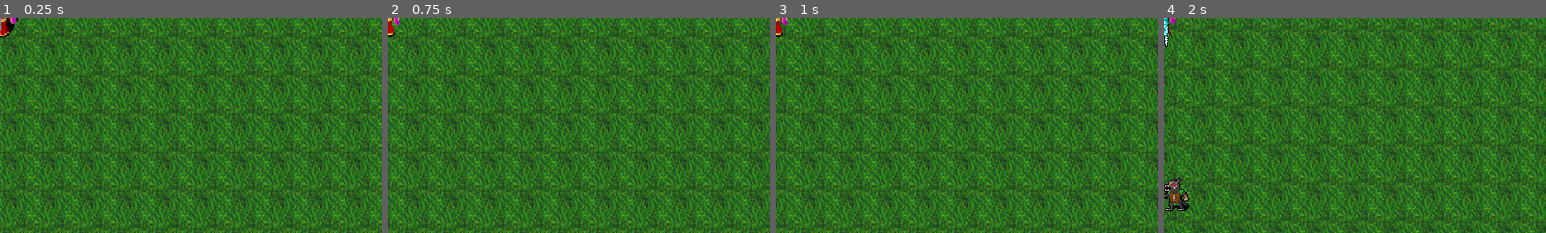
Above: before the commit, frames 1-4 (left to right).
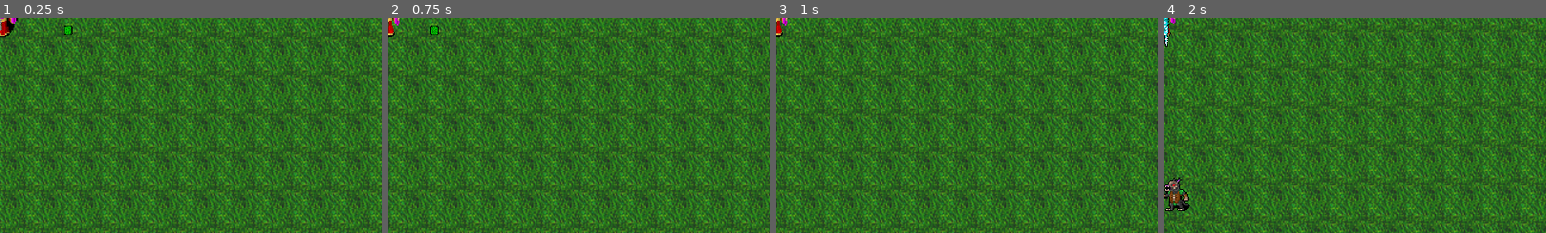
Above: after the commit, the same moments.

Repository: deonblaauw/rfg
Game: Godot game, scene res://World/world.tscn
Same seed, same stepped clock (60 frames per second), same inputs: the game is played once before the commit and once after it. Sound files missing from this copy of the repository are replaced by a short silence.
Inputs:
- Up to frame 1 (0.25 s): no input
- Up to frame 2 (0.75 s): tap Enter at 0.5 s; hold Right (right) from 0.53 s (still down)
- Up to frame 3 (1 s): keep holding Right (right)
- Up to frame 4 (2 s): release Right (right) at 1.28 s; hold Down (down) from 1.28 s (still down)
The pictures show only the part of the screen within x 50-100%, y 50-100%; the shares and areas given below are measured in that part.

The runs differ from the first frame. In frame 1, 0.1% of the frame differs, in the area x 16-19%, y 3-8%; in frame 2, 0.1%; in frame 3, nothing differs; in frame 4, nothing differs.

Commit message:
Working on adding XP. XP gems added, next need to do XP calcs

Diff:
--- a/Enemies/enemy_kobold_weak.tscn
+++ b/Enemies/enemy_kobold_weak.tscn
@@ -40,7 +40,7 @@
 
 [node name="enemy_kobold_weak" type="CharacterBody2D"]
 collision_layer = 4
-collision_mask = 4
+collision_mask = 0
 motion_mode = 1
 script = ExtResource("1_k0rol")
 
--- /dev/null
+++ b/Objects/experience_gem.gd
@@ -0,0 +1,39 @@
+extends Area2D
+
+@export var experience = 1
+@export var collect_speed = 10
+var sprite_green = preload("res://Assets/Textures/Items/Gems/Gem_green.png")
+var sprite_blue = preload("res://Assets/Textures/Items/Gems/Gem_blue.png")
+var sprite_red = preload("res://Assets/Textures/Items/Gems/Gem_red.png")
+
+var target = null
+var speed = -1 # starting speed with negatice value creates small bounce effect
+
+@onready var sprite_2d = $Sprite2D
+@onready var collision_shape_2d = $CollisionShape2D
+@onready var snd_collected = $snd_collected
+
+
+func _ready():
+
+	if experience < 5:
+		return
+	elif experience < 25:
+		sprite_2d.texture = sprite_blue
+	else:
+		sprite_2d.texture = sprite_red
+
+func _physics_process(delta):
+	if target != null:
+		global_position = global_position.move_toward(target.global_position, speed)
+		speed += collect_speed * delta
+
+func collected():
+	snd_collected.play()
+	collision_shape_2d.call_deferred("set","disabled",true)
+	sprite_2d.visible = false
+	return experience
+
+
+func _on_snd_collected_finished():
+	queue_free()
--- /dev/null
+++ b/Objects/experience_gem.tscn
@@ -0,0 +1,27 @@
+[gd_scene load_steps=5 format=3 uid="uid://cru0ygvvm2td0"]
+
+[ext_resource type="Texture2D" uid="uid://dkefbxoe1ajig" path="res://Assets/Textures/Items/Gems/Gem_green.png" id="1_86smi"]
+[ext_resource type="Script" path="res://Objects/experience_gem.gd" id="1_x27f1"]
+[ext_resource type="AudioStream" uid="uid://bwkqdhbtmq0uo" path="res://Assets/Audio/SoundEffect/collectgem.mp3" id="2_ea0x5"]
+
+[sub_resource type="RectangleShape2D" id="RectangleShape2D_brpch"]
+size = Vector2(24, 26)
+
+[node name="ExperienceGem" type="Area2D" groups=["loot"]]
+scale = Vector2(0.5, 0.5)
+collision_layer = 8
+collision_mask = 0
+script = ExtResource("1_x27f1")
+
+[node name="Sprite2D" type="Sprite2D" parent="."]
+texture = ExtResource("1_86smi")
+
+[node name="CollisionShape2D" type="CollisionShape2D" parent="."]
+position = Vector2(0, -1)
+shape = SubResource("RectangleShape2D_brpch")
+
+[node name="snd_collected" type="AudioStreamPlayer" parent="."]
+stream = ExtResource("2_ea0x5")
+volume_db = -10.0
+
+[connection signal="finished" from="snd_collected" to="." method="_on_snd_collected_finished"]
--- a/Player/player.gd
+++ b/Player/player.gd
@@ -8,6 +8,13 @@
 @onready var heal_timer = $healTimer
 
 var hp = 0
+
+# ***************       Player Levels        ****************
+var experience = 0
+var experience_level = 1
+var collected_experience = 0
+
+# ***************       Player Weapons       ****************
 
 # -----------------------------------------------------------
 ## Ice Spear
@@ -197,3 +204,14 @@
 		javelin_spawn.global_position = global_position
 		javelin_base.add_child(javelin_spawn)
 		calc_spawns -= 1
+
+
+
+func _on_grab_area_area_entered(area):
+	if area.is_in_group("loot"):
+		area.target = self
+
+
+func _on_collect_area_area_entered(area):
+	if area.is_in_group("loot"):
+		var gem_exp = area.collected()
--- a/Player/player.tscn
+++ b/Player/player.tscn
@@ -36,15 +36,22 @@
 [sub_resource type="RectangleShape2D" id="RectangleShape2D_ir8yi"]
 size = Vector2(8, 20)
 
+[sub_resource type="CircleShape2D" id="CircleShape2D_hmyur"]
+radius = 50.0
+
+[sub_resource type="CircleShape2D" id="CircleShape2D_bu3mw"]
+radius = 9.48683
+
 [node name="Player" type="CharacterBody2D" groups=["player"]]
 collision_layer = 2
-collision_mask = 2
+collision_mask = 0
 motion_mode = 1
 script = ExtResource("1_2twp3")
 tornado_baseammo = 2
 
 [node name="EnemyDetectionArea" type="Area2D" parent="."]
-collision_layer = 2
+visible = false
+collision_layer = 0
 collision_mask = 4
 monitorable = false
 
@@ -65,7 +72,6 @@
 frame_progress = 0.926287
 
 [node name="HurtBox" parent="." instance=ExtResource("3_q8if2")]
-collision_layer = 2
 collision_mask = 4
 
 [node name="CollisionShape2D" parent="HurtBox" index="0"]
@@ -91,6 +97,20 @@
 
 [node name="JavelinBase" type="Node2D" parent="Attack"]
 
+[node name="GrabArea" type="Area2D" parent="."]
+collision_layer = 0
+collision_mask = 8
+
+[node name="CollisionShape2D" type="CollisionShape2D" parent="GrabArea"]
+shape = SubResource("CircleShape2D_hmyur")
+
+[node name="CollectArea" type="Area2D" parent="."]
+collision_layer = 0
+collision_mask = 8
+
+[node name="CollisionShape2D" type="CollisionShape2D" parent="CollectArea"]
+shape = SubResource("CircleShape2D_bu3mw")
+
 [connection signal="ready" from="." to="." method="_on_ready"]
 [connection signal="body_entered" from="EnemyDetectionArea" to="." method="_on_enemy_detection_area_body_entered"]
 [connection signal="body_exited" from="EnemyDetectionArea" to="." method="_on_enemy_detection_area_body_exited"]
@@ -100,5 +120,7 @@
 [connection signal="timeout" from="Attack/iceSpearTimer/iceSpearAttack" to="." method="_on_ice_spear_attack_timeout"]
 [connection signal="timeout" from="Attack/TornadoTimer" to="." method="_on_tornado_timer_timeout"]
 [connection signal="timeout" from="Attack/TornadoTimer/TornadoAttackTimer" to="." method="_on_tornado_attack_timer_timeout"]
+[connection signal="area_entered" from="GrabArea" to="." method="_on_grab_area_area_entered"]
+[connection signal="area_entered" from="CollectArea" to="." method="_on_collect_area_area_entered"]
 
 [editable path="HurtBox"]
--- a/World/world.tscn
+++ b/World/world.tscn
@@ -1,10 +1,11 @@
-[gd_scene load_steps=7 format=3 uid="uid://gv3nxhxjj15g"]
+[gd_scene load_steps=8 format=3 uid="uid://gv3nxhxjj15g"]
 
 [ext_resource type="Texture2D" uid="uid://cawut6x8mhlwb" path="res://Assets/Textures/dirt_full_new.png" id="1_pkoi1"]
 [ext_resource type="PackedScene" uid="uid://cp4b13i13c73d" path="res://Player/player.tscn" id="2_2kvyb"]
 [ext_resource type="PackedScene" uid="uid://0wmftqvdiqo8" path="res://Enemies/enemy_kobold_weak.tscn" id="3_6yeto"]
 [ext_resource type="PackedScene" uid="uid://bu1aocdsk7bhe" path="res://Utility/enemy_spawner.tscn" id="4_2ftuo"]
 [ext_resource type="Script" path="res://Utility/spawn_info.gd" id="5_fj1pj"]
+[ext_resource type="PackedScene" uid="uid://cru0ygvvm2td0" path="res://Objects/experience_gem.tscn" id="6_2drv2"]
 
 [sub_resource type="Resource" id="Resource_jg1eh"]
 script = ExtResource("5_fj1pj")
@@ -27,3 +28,8 @@
 
 [node name="EnemySpawner" parent="." instance=ExtResource("4_2ftuo")]
 spawns = Array[ExtResource("5_fj1pj")]([SubResource("Resource_jg1eh")])
+
+[node name="Loot" type="Node2D" parent="."]
+
+[node name="ExperienceGem" parent="Loot" instance=ExtResource("6_2drv2")]
+position = Vector2(57, 11)
Binary file added: Assets/Textures/Items/Weapons/Advanced/3_2.png
Not shown, added: Assets/Textures/Items/Weapons/Advanced/3_2.png.import
Not shown: 1 places in Player/player.tscn that only renumber resources
